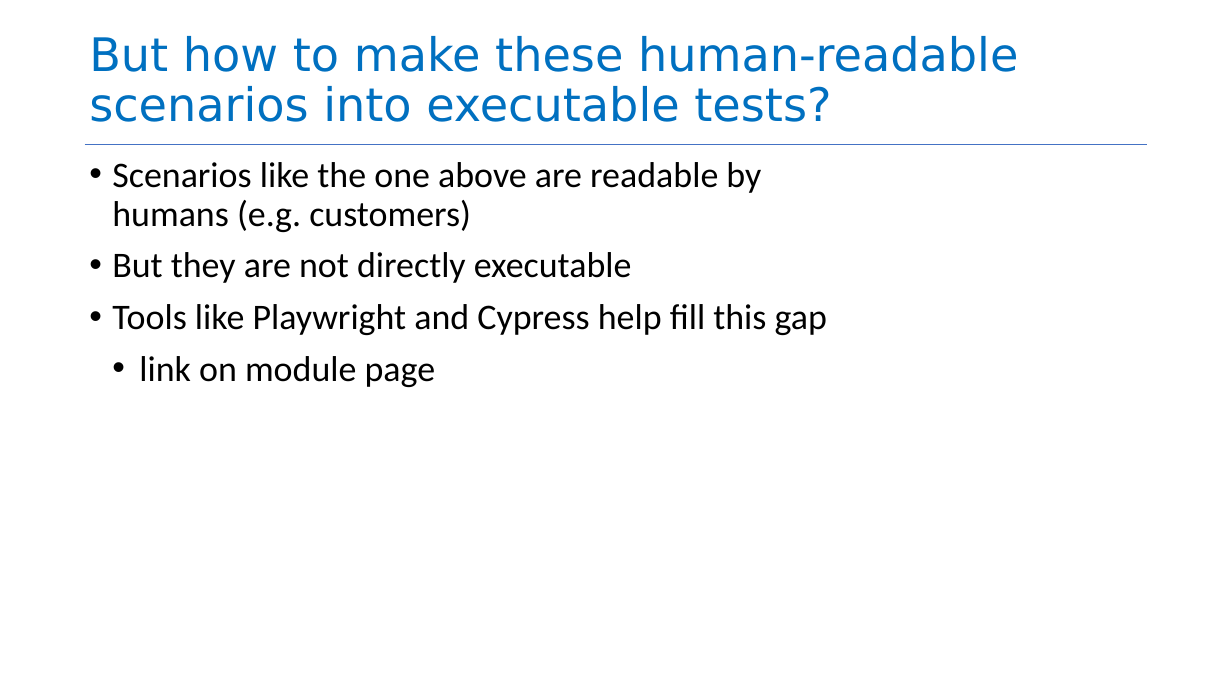
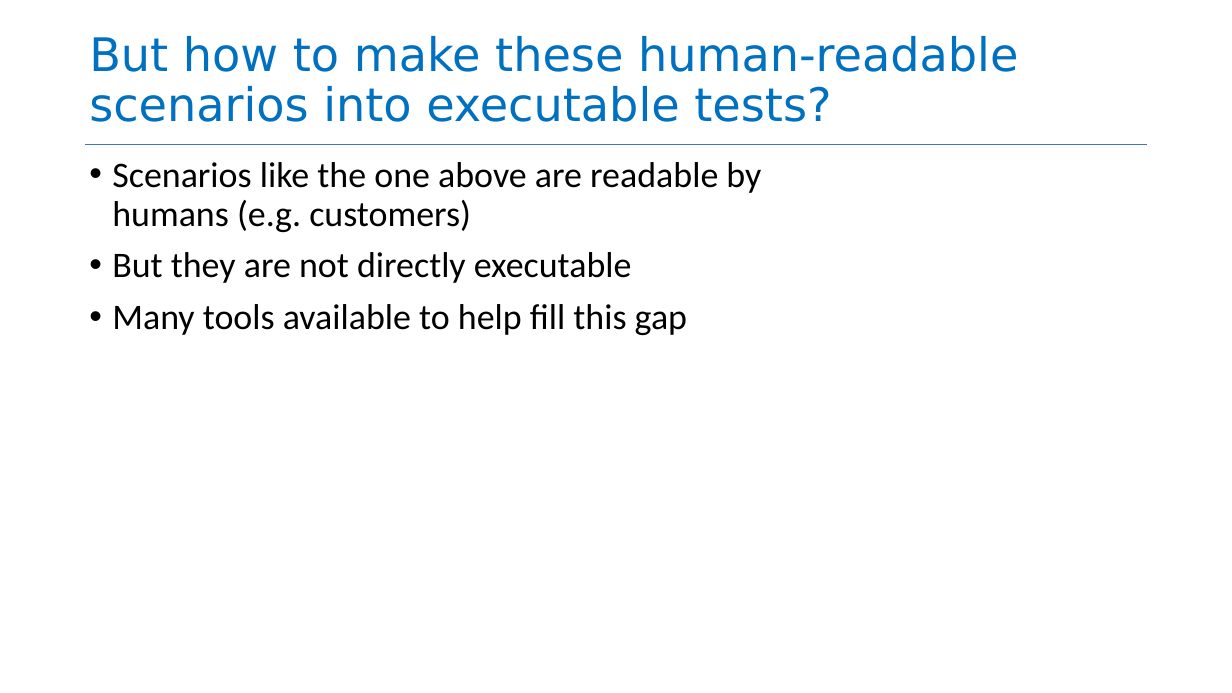
Before and after one commit to neu-se/CS4530-Fall-2026, a slide deck: slide 38 of Slides/Module 10 Testing Larger Things.pptx (slide 32 before the commit). Drawn at 1232x693 pixels with LibreOffice and Linux fonts; fonts in the diff are those of the drawing. Boxes give left, top, right and bottom in pixels: in the first picture for what was removed or moved away, otherwise in the second. Text is boxed around its words. In the diff, an @@ line names an element or a change of style, - is before the commit and + after.

```diff
--- a/Slides/Module 10 Testing Larger Things.pptx
+++ b/Slides/Module 10 Testing Larger Things.pptx
@@ text at (x1=112, y1=304, x2=687, y2=335): text changed @@
-• Tools like Playwright and Cypress help fill this gap
-  • link on module page
+• Many tools available to help fill this gap
```
Also in this commit, not shown: 13 other slides changed, 15 slides added, 9 slides removed, 2 other files.
